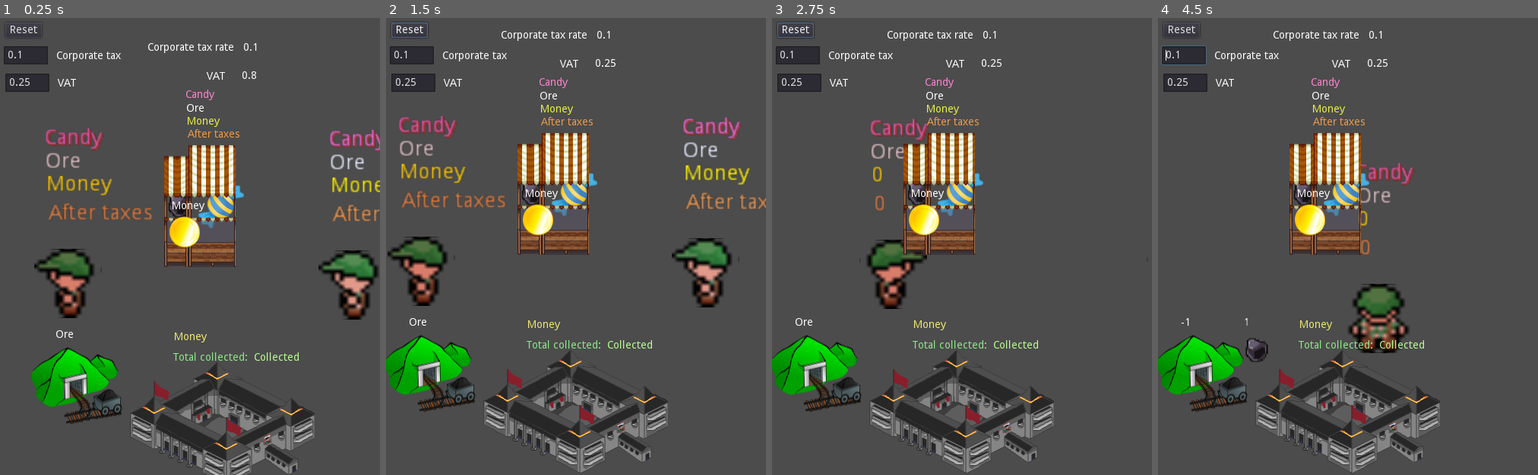
Above: before the commit, frames 1-4 (left to right).
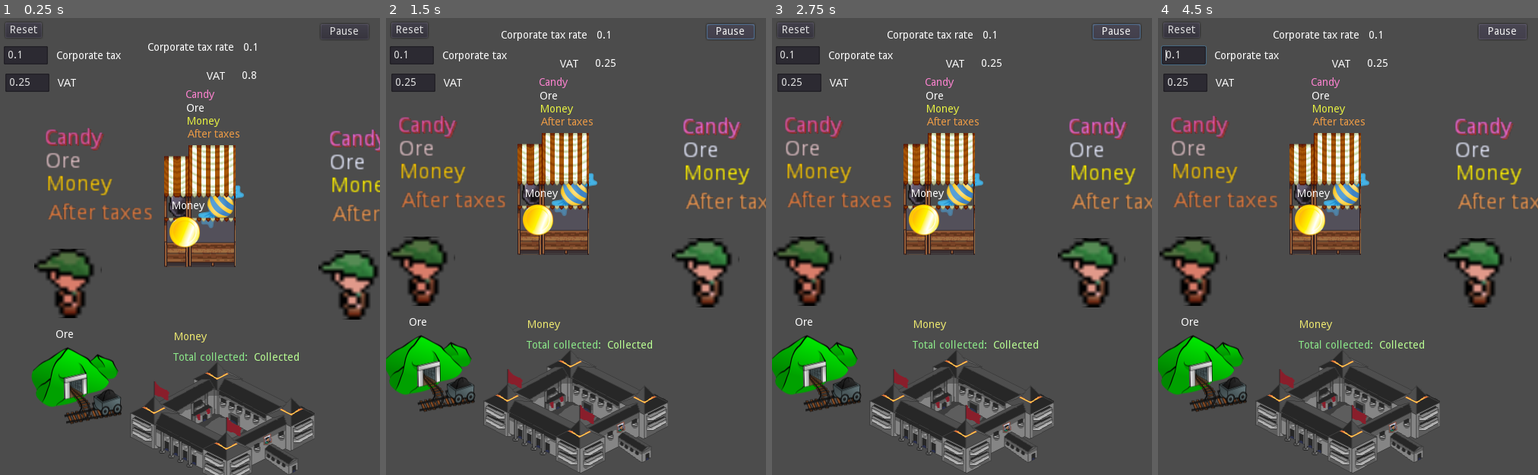
Above: after the commit, the same moments.

Repository: carlostgit/taxes
Game: Godot game, scene res://Control.tscn
The game is run twice, just before and just after one commit, with the same random seed, the same clock (stepped at 60 frames per second) and the same inputs.
Inputs (mouse positions are in pixels of both pictures, inside the frame that each line leads up to):
- Up to frame 1 (0.25 s): no input
- Up to frame 2 (1.5 s): click "Reset" at 0.5 s; click (731, 31) at 1.25 s, where only the run after the commit has a clickable "Pause"
- Up to frame 3 (2.75 s): hold Right (ui_right) from 2.03 s (still down)
- Up to frame 4 (4.5 s): release Right (ui_right) at 2.78 s; hold Down (ui_down) 2.78-3.53 s; hold Right (ui_right) 3.53-4.28 s; hold Up (ui_up) from 4.28 s (still down)

The runs differ from the first frame. In frame 1, less than 0.1% of the frame differs, in the area x 87-95%, y 2-4%; in frame 2, 0.2%; in frame 3, 7.0%; in frame 4, 7.5%, in the area x 0-100%, y 1-76%.

Commit message:
Añado botón de pausa. Ordeno un poco el código para separar las acciones en pasos con métodos separados que podría llamar desde botones

Diff:
--- a/Control.gd
+++ b/Control.gd
@@ -3,7 +3,7 @@
 # Declare member variables here. Examples:
 # var a = 2
 # var b = "text"
-const main_scene_res = preload("res://Node2D.tscn")
+const _main_scene_res = preload("res://Node2D.tscn")
 
 # Called when the node enters the scene tree for the first time.
 func _ready():
@@ -14,22 +14,40 @@
 #	pass
 
 
-func _on_Button_pressed():
-	var corp_tax_text = $LineEdit_corp_tax.get_text()
-	var corp_tax_value = float(corp_tax_text)
-	var VAT_text = $LineEdit_VAT.get_text()
-	var VAT_value = float(VAT_text)
+#func _on_Button_pressed():
+#	pass
 
+
+func _on_Button_reset_pressed():
+
+
+#	Delete and create main node
 #	$Node2D.reset()
 	for node in self.get_children():
 		if(node.is_in_group("main_scene_group")):
 			node.queue_free()
 	if ($Node2D):
 		$Node2D.queue_free()
-	var new_main_scene = main_scene_res.instance()
+	var new_main_scene = _main_scene_res.instance()
+
+#	Configuration parameters
+	var corp_tax_text = $LineEdit_corp_tax.get_text()
+	var corp_tax_value = float(corp_tax_text)
+	var VAT_text = $LineEdit_VAT.get_text()
+	var VAT_value = float(VAT_text)
+
 	new_main_scene.set_corporate_tax(corp_tax_value)
 	new_main_scene.set_VAT(VAT_value)
 	self.add_child(new_main_scene)
 	new_main_scene.add_to_group("main_scene_group")
 
 	pass # Replace with function body.
+
+func _on_Button_pause_pressed():
+
+	if (get_tree().paused):
+		get_tree().paused = false;
+	else:
+		get_tree().paused = true;
+
+	pass # Replace with function body.
--- a/Control.tscn
+++ b/Control.tscn
@@ -4,11 +4,12 @@
 [ext_resource path="res://Node2D.tscn" type="PackedScene" id=2]
 
 [node name="Control" type="Control"]
+pause_mode = 2
 anchor_right = 1.0
 anchor_bottom = 1.0
 script = ExtResource( 1 )
 
-[node name="Button" type="Button" parent="."]
+[node name="Button_reset" type="Button" parent="."]
 margin_left = 7.0
 margin_top = 6.0
 margin_right = 55.0
@@ -23,6 +24,7 @@
 text = "0.1"
 
 [node name="Node2D" parent="." instance=ExtResource( 2 )]
+pause_mode = 1
 position = Vector2( 100, 54 )
 
 [node name="LineEdit_VAT" type="LineEdit" parent="."]
@@ -46,4 +48,12 @@
 margin_right = 114.0
 margin_bottom = 57.0
 text = "Corporate tax"
-[connection signal="pressed" from="Button" to="." method="_on_Button_pressed"]
+
+[node name="Button_pause" type="Button" parent="."]
+margin_left = 422.0
+margin_top = 8.0
+margin_right = 485.0
+margin_bottom = 28.0
+text = "Pause"
+[connection signal="pressed" from="Button_reset" to="." method="_on_Button_reset_pressed"]
+[connection signal="pressed" from="Button_pause" to="." method="_on_Button_pause_pressed"]
--- a/KinematicBody2D_slacker.gd
+++ b/KinematicBody2D_slacker.gd
@@ -130,16 +130,35 @@
 
 func on_timer_timeout():
 
+#	var before_taxes_money= get_money()
+#	var after_taxes_money = before_taxes_money
+#
+#	add_money(-after_taxes_money)
+#	add_after_taxes(after_taxes_money)
+
+	self.call_deferred("pay_taxes")
+
+	yield(get_tree().create_timer(0.5), "timeout")
+
+	self.call_deferred("buy_candies")
+
+#	var current_money = get_after_taxes()
+#
+#	if (current_money>0):
+#		var shop_node = self.get_node(_shop_path)
+#		self.call_deferred("send_money",current_money,shop_node)
+
+func buy_candies():
+	var current_money = get_after_taxes()
+
+	if (current_money>0):
+		var shop_node = self.get_node(_shop_path)
+		self.call_deferred("send_money",current_money,shop_node)
+
+
+func pay_taxes():
 	var before_taxes_money= get_money()
 	var after_taxes_money = before_taxes_money
 
 	add_money(-after_taxes_money)
 	add_after_taxes(after_taxes_money)
-
-	yield(get_tree().create_timer(0.5), "timeout")
-
-	var current_money = get_after_taxes()
-
-	if (current_money>0):
-		var shop_node = self.get_node(_shop_path)
-		self.call_deferred("send_money",current_money,shop_node)
--- a/KinematicBody2D_worker.gd
+++ b/KinematicBody2D_worker.gd
@@ -70,13 +70,29 @@
 
 	yield(get_tree().create_timer(0.5), "timeout")
 
+	self.call_deferred("buy_candies")
+
+#	var money_after_taxes = get_after_taxes()
+#	if (money_after_taxes>0):
+#		var shop_node = self.get_node(_shop_path)
+#		self.call_deferred("send_money",money_after_taxes,shop_node)
+
+	yield(get_tree().create_timer(0.5), "timeout")
+
+	self.call_deferred("sell_ore")
+
+#	var current_ore = get_ore()
+#	if (current_ore > 0):
+#		var shop_node = self.get_node(_shop_path)
+#		call_deferred("send_ore",current_ore,shop_node)
+
+func buy_candies():
 	var money_after_taxes = get_after_taxes()
 	if (money_after_taxes>0):
 		var shop_node = self.get_node(_shop_path)
 		self.call_deferred("send_money",money_after_taxes,shop_node)
 
-	yield(get_tree().create_timer(0.5), "timeout")
-
+func sell_ore():
 	var current_ore = get_ore()
 	if (current_ore > 0):
 		var shop_node = self.get_node(_shop_path)
--- a/Node2D.tscn
+++ b/Node2D.tscn
@@ -28,6 +28,7 @@
 extents = Vector2( 93.713, 47.6834 )
 
 [node name="Node2D" type="Node2D"]
+pause_mode = 1
 position = Vector2( 57, 38 )
 script = ExtResource( 1 )
 _corporate_tax_rate = 0.1
